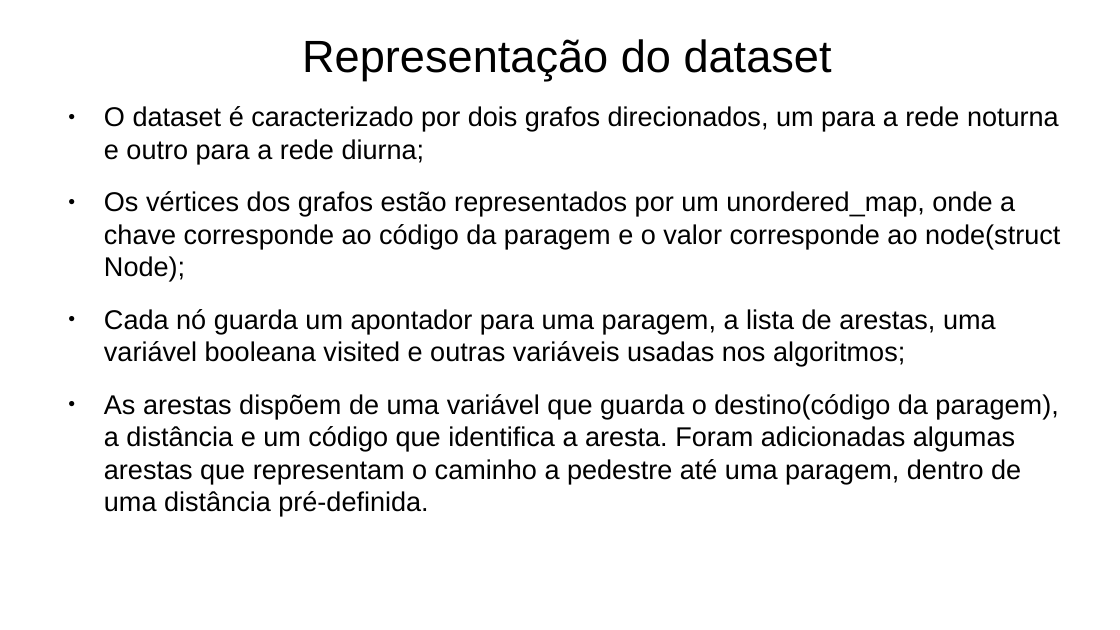
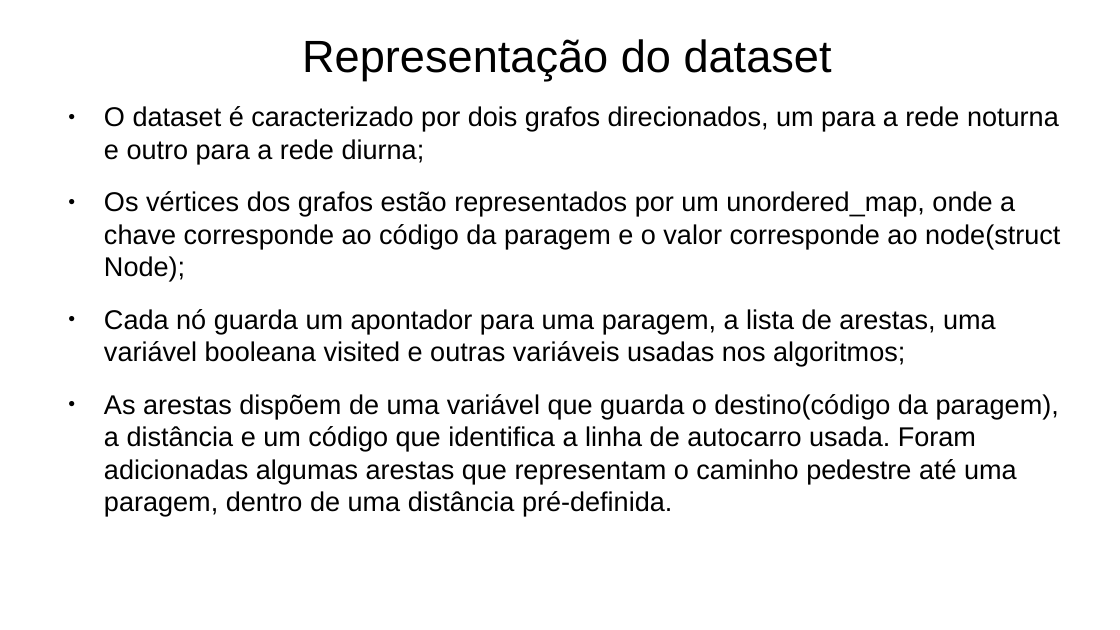
Before and after one commit to Naapperas/feup-aed-proj2, a slide deck: slide 4 of Apresentação.pptx. Drawn at 1120x630 pixels with LibreOffice and Linux fonts; fonts in the diff are those of the drawing. Boxes give left, top, right and bottom in pixels: in the first picture for what was removed or moved away, otherwise in the second. Text is boxed around its words. In the diff, an @@ line names an element or a change of style, - is before the commit and + after.

```diff
--- a/Apresentação.pptx
+++ b/Apresentação.pptx
@@ text at bbox=[104, 394, 1059, 516]: text changed @@
-● As arestas dispõem de uma variável que guarda o destino(código da paragem), a distância e um código que identifica a aresta. Foram adicionadas algumas arestas que representam o caminho a pedestre até uma paragem, dentro de uma distância pré-definida.
+● As arestas dispõem de uma variável que guarda o destino(código da paragem), a distância e um código que identifica a linha de autocarro usada. Foram adicionadas algumas arestas que representam o caminho pedestre até uma paragem, dentro de uma distância pré-definida.
```
Also in this commit, not shown: 4 other slides changed, 5 slides added, 2 slides removed.
